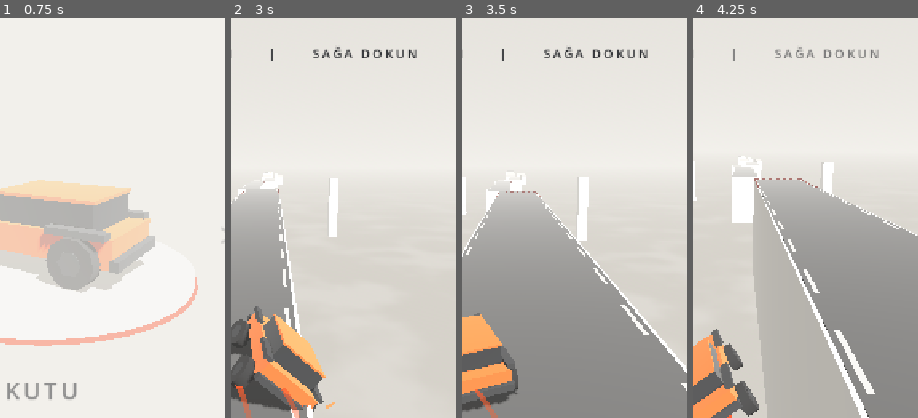
Above: before the commit, frames 1-4 (left to right).
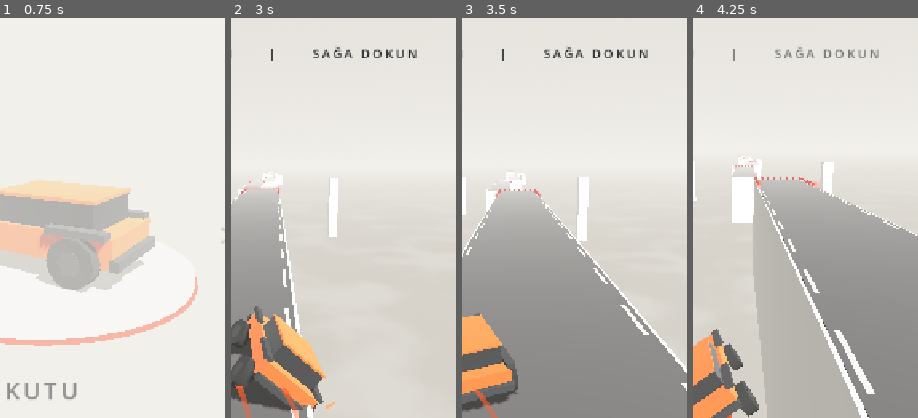
Above: after the commit, the same moments.

Repository: basarbellisan/Runny
Game: Godot game, scene res://scenes/menu.tscn
Same seed, same stepped clock (60 frames per second), same inputs: the game is played once before the commit and once after it.
Inputs (mouse positions are % of the whole screen's width and height, from its top left):
- Up to frame 1 (0.75 s): click "BAŞLA" at 0.5 s
- Up to frame 2 (3 s): tap Enter at 1.25, 1.35, 2.85 s; move the mouse to (45, 70) at 1.27 s; hold W 1.28-2 s; click (45, 70) at 1.42 s; tap Space at 1.52 s; drag from (80, 65) to (45, 70) at 2.02 s; move the mouse to (20, 35) at 2.77 s; hold A from 2.78 s (still down)
- Up to frame 3 (3.5 s): keep holding A
- Up to frame 4 (4.25 s): release A at 3.5 s; drag from (55, 50) to (20, 35) at 3.52 s
The pictures show only the part of the screen within x 41-91%, y 21-71%; the shares and areas given below are measured in that part.

Frame 1 is identical in both runs. In frame 2, 0.1% of the frame differs, in the area x 4-22%, y 38-44%; in frame 3, 0.1%; in frame 4, 0.3%, in the area x 17-56%, y 34-43%.

Commit message:
Prototype: round chasing runway lights with halos (not approved yet)
Round red dots with a soft halo; a pulse runs toward the road end in
~0.4 s and loops, and the end row flashes when it arrives.

Co-Authored-By: Claude Opus 5.5 <noreply@anthropic.com>
Claude-Session: https://claude.ai/code/session_016S88RPn945sNcGg6oLe6PH

Diff:
--- a/scripts/road_generator.gd
+++ b/scripts/road_generator.gd
@@ -129,6 +129,7 @@
 var _kerb_red := StandardMaterial3D.new()
 var _kerb_white := StandardMaterial3D.new()
 var _runway_mat := ShaderMaterial.new()
+var _runway_halo_mat := ShaderMaterial.new()
 var _block_mat := StandardMaterial3D.new()
 var _block_top_mat := StandardMaterial3D.new()
 var _gravel_mat := StandardMaterial3D.new()
@@ -155,7 +156,8 @@
 	_kerb_red.roughness = 0.8
 	_kerb_white.albedo_color = Palette.SNOW
 	_kerb_white.roughness = 0.8
-	_runway_mat.shader = preload("res://shaders/runway_lights.gdshader")
+	_runway_mat.shader = preload("res://shaders/runway_dots.gdshader")
+	_runway_halo_mat.shader = preload("res://shaders/runway_halo.gdshader")
 	_block_mat.albedo_color = Palette.GRAPHITE
 	_block_mat.roughness = 0.9
 	_block_top_mat.albedo_color = Palette.ACCENT
@@ -764,37 +766,51 @@
 func _add_runway_lights(body: Node3D, s: Segment, slope_len: float) -> void:
 	var v := estimate_speed(car.global_position.z - s.z_end)
 	var zone := clampf(v * lights_time, 14.0, minf(48.0, slope_len * 0.6))
-	var step := 3.0
+	var step := 2.5
 	var per_side := int(zone / step)
-	var across := maxi(int((s.width - 0.6) / 1.2), 2)
-	var mm := MultiMesh.new()
-	mm.transform_format = MultiMesh.TRANSFORM_3D
-	mm.use_custom_data = true
-	mm.instance_count = per_side * 2 + across
-	var box := BoxMesh.new()
-	box.size = Vector3(0.28, 0.14, 0.6)
-	mm.mesh = box
+	var across := maxi(int((s.width - 0.6) / 1.0), 2)
+	var count := per_side * 2 + across
+	var dots := MultiMesh.new()
+	var halos := MultiMesh.new()
+	for mm in [dots, halos]:
+		mm.transform_format = MultiMesh.TRANSFORM_3D
+		mm.use_custom_data = true
+		mm.instance_count = count
+	var ball := SphereMesh.new()
+	ball.radius = 0.24
+	ball.height = 0.48
+	ball.radial_segments = 10
+	ball.rings = 5
+	dots.mesh = ball
+	var quad := QuadMesh.new()
+	quad.size = Vector2(2.2, 2.2)
+	halos.mesh = quad
 	var half := slope_len * 0.5
 	var cos_a := cos(body.rotation.x)
 	var i := 0
 	for k in per_side:
 		var lz := -half + 0.8 + k * step
+		# 0: ışıklı bölgenin başı, 1: yolun ucu
+		var along := 1.0 - float(k) / maxf(per_side - 1, 1) * 0.95
 		for sx in [-1.0, 1.0]:
-			var pos := Vector3(sx * (s.width * 0.5 - 0.18), 0.07, lz)
+			var pos := Vector3(sx * (s.width * 0.5 - 0.25), 0.26, lz)
+			for mm in [dots, halos]:
+				mm.set_instance_transform(i, Transform3D(Basis(), pos))
+				mm.set_instance_custom_data(i, Color(body.position.z + lz * cos_a, along, 0, 0))
+			i += 1
+	# Yolun ucunda enine ışık sırası: darbe sona varınca hepsi birden parlar
+	for k in across:
+		var pos := Vector3(lerpf(-s.width * 0.5 + 0.4, s.width * 0.5 - 0.4, k / float(across - 1)), 0.26, -half + 0.35)
+		for mm in [dots, halos]:
 			mm.set_instance_transform(i, Transform3D(Basis(), pos))
-			mm.set_instance_custom_data(i, Color(body.position.z + lz * cos_a, 0, 0, 0))
-			i += 1
-	# Yolun ucunda enine ışık sırası
-	for k in across:
-		var pos := Vector3(lerpf(-s.width * 0.5 + 0.5, s.width * 0.5 - 0.5, k / float(across - 1)), 0.07, -half + 0.35)
-		mm.set_instance_transform(i, Transform3D(Basis().scaled(Vector3(2.2, 1.0, 0.5)), pos))
-		mm.set_instance_custom_data(i, Color(s.z_end, 0, 0, 0))
+			mm.set_instance_custom_data(i, Color(s.z_end, 1.02, 1, 0))
 		i += 1
-	var mi := MultiMeshInstance3D.new()
-	mi.multimesh = mm
-	mi.material_override = _runway_mat
-	mi.cast_shadow = GeometryInstance3D.SHADOW_CASTING_SETTING_OFF
-	body.add_child(mi)
+	for pair in [[dots, _runway_mat], [halos, _runway_halo_mat]]:
+		var mi := MultiMeshInstance3D.new()
+		mi.multimesh = pair[0]
+		mi.material_override = pair[1]
+		mi.cast_shadow = GeometryInstance3D.SHADOW_CASTING_SETTING_OFF
+		body.add_child(mi)
 
 
 ## Düz bir yola engeller ve çakıl şeritleri: sırayla sağda solda, aralarından
--- /dev/null
+++ b/shaders/runway_dots.gdshader
@@ -0,0 +1,24 @@
+shader_type spatial;
+render_mode unshaded, shadows_disabled;
+// Pist ışığı noktası (MultiMesh). INSTANCE_CUSTOM.g: yoldaki yeri (0 baş, 1 yolun ucu),
+// .b: uçtaki enine sıra. Bir darbe ışık dizisi boyunca hızla yolun ucuna koşar, döngü.
+
+uniform vec4 color : source_color = vec4(1.0, 0.14, 0.08, 1.0);
+uniform float rate = 2.6;
+
+varying float along;
+
+void vertex() {
+	along = INSTANCE_CUSTOM.g;
+}
+
+float chase(float a) {
+	float head = fract(TIME * rate) * 1.3;
+	float d = head - a;
+	return d >= 0.0 ? exp(-d * 10.0) : 0.0;
+}
+
+void fragment() {
+	float p = chase(along);
+	ALBEDO = mix(color.rgb * 0.85, vec3(1.0, 0.92, 0.88), p * 0.85);
+}
--- /dev/null
+++ b/shaders/runway_halo.gdshader
@@ -0,0 +1,27 @@
+shader_type spatial;
+render_mode unshaded, blend_mix, depth_draw_never, cull_disabled, shadows_disabled;
+// Pist ışığının parlaması: kameraya dönük yuvarlak hale, darbe geçerken büyür.
+
+uniform vec4 color : source_color = vec4(1.0, 0.18, 0.1, 1.0);
+uniform float rate = 2.6;
+
+varying float along;
+
+void vertex() {
+	along = INSTANCE_CUSTOM.g;
+	MODELVIEW_MATRIX = VIEW_MATRIX * mat4(INV_VIEW_MATRIX[0], INV_VIEW_MATRIX[1], INV_VIEW_MATRIX[2], MODEL_MATRIX[3]);
+}
+
+float chase(float a) {
+	float head = fract(TIME * rate) * 1.3;
+	float d = head - a;
+	return d >= 0.0 ? exp(-d * 10.0) : 0.0;
+}
+
+void fragment() {
+	float p = chase(along);
+	float r = length(UV - vec2(0.5)) * 2.0;
+	float glow = clamp(1.0 - r / (0.55 + 0.45 * p), 0.0, 1.0);
+	ALBEDO = mix(color.rgb, vec3(1.0, 0.55, 0.45), p * 0.6);
+	ALPHA = glow * glow * (0.35 + 0.6 * p);
+}
Not shown, added: shaders/runway_dots.gdshader.uid
Not shown, added: shaders/runway_halo.gdshader.uid
